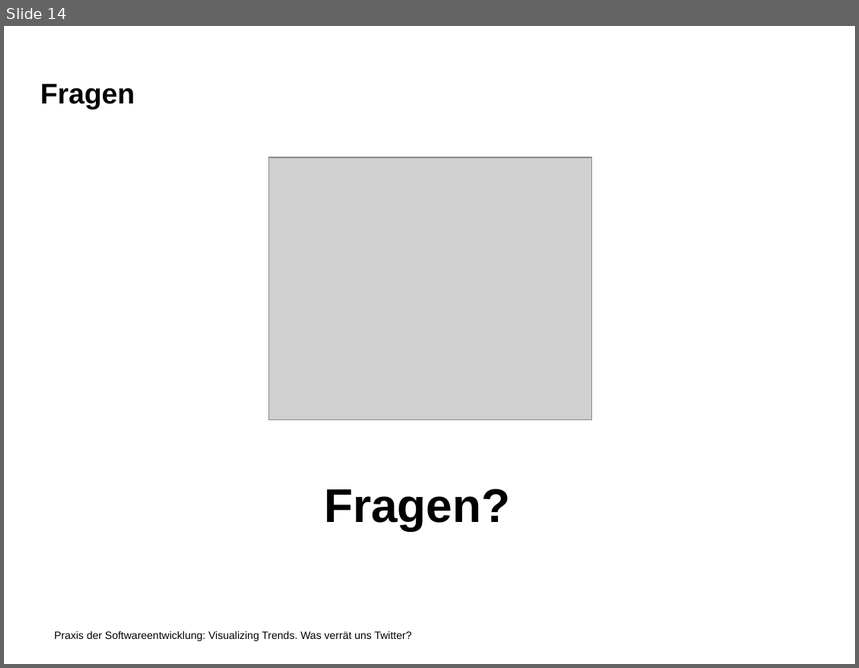
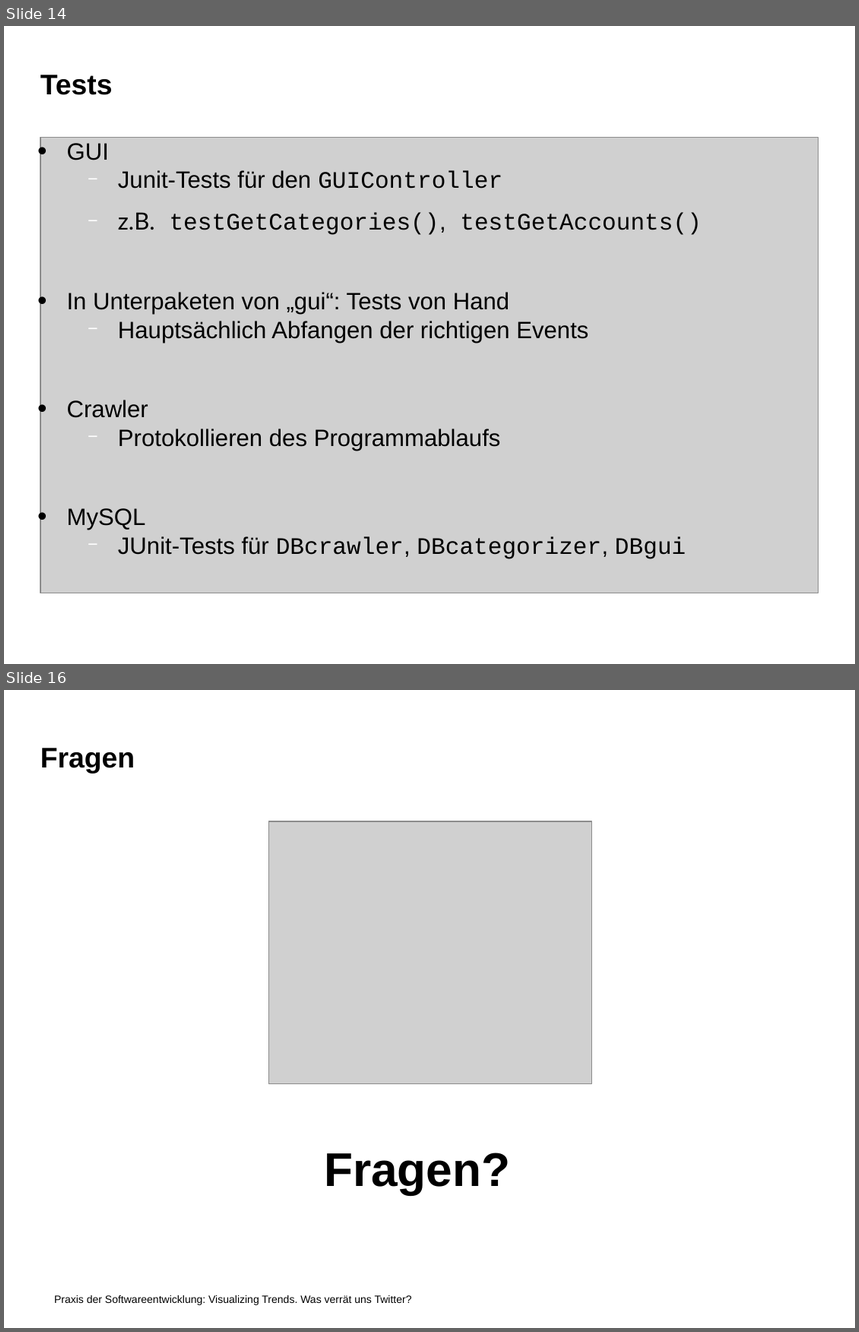
Before and after one commit to jaasmiin/twitterPSE, a slide deck: doc/implementierung/pres/pres.odp. Shown one above the other, each under a label of ours: slide 14 before the commit, slides 14 and 16 after it; the slides between them are not shown. The pictures are 859x668 and 859x1332 pixels, drawn with LibreOffice and Linux fonts; fonts in the diff are those of the drawing; grey boxes stand for pictures; background and template pictures are left out. Boxes give left, top, right and bottom in pixels: in the first picture for what was removed or moved away, otherwise in the second. Text is boxed around its words. In the diff, an @@ line names an element or a change of style, - is before the commit and + after.

Commit message:
Kapitel Tests in der Präsentation

```diff
--- a/doc/implementierung/pres/pres.odp
+++ b/doc/implementierung/pres/pres.odp
@@ slide 14 added at (4, 26, 855, 664), background picture (left out); not listed: 1 template element that a slide beside it also shows @@
@@ title added at (40, 75, 113, 95), 24 pt, text #000000, bold @@
+Tests
@@ picture added at (40, 138, 819, 593) @@
@@ text added at (67, 143, 702, 560), 20 pt, text #000000 @@
+• GUI
+  − Junit-Tests für den GUIController
+  − z.B. testGetCategories(), testGetAccounts()
+• In Unterpaketen von „gui“: Tests von Hand
+  − Hauptsächlich Abfangen der richtigen Events
+• Crawler
+  − Protokollieren des Programmablaufs
+• MySQL
+  − JUnit-Tests für DBcrawler, DBcategorizer, DBgui
@@ what was slide 14 is now slide 16 @@
```
Also in this commit, not shown: 1 other slide added, 1 other file.
